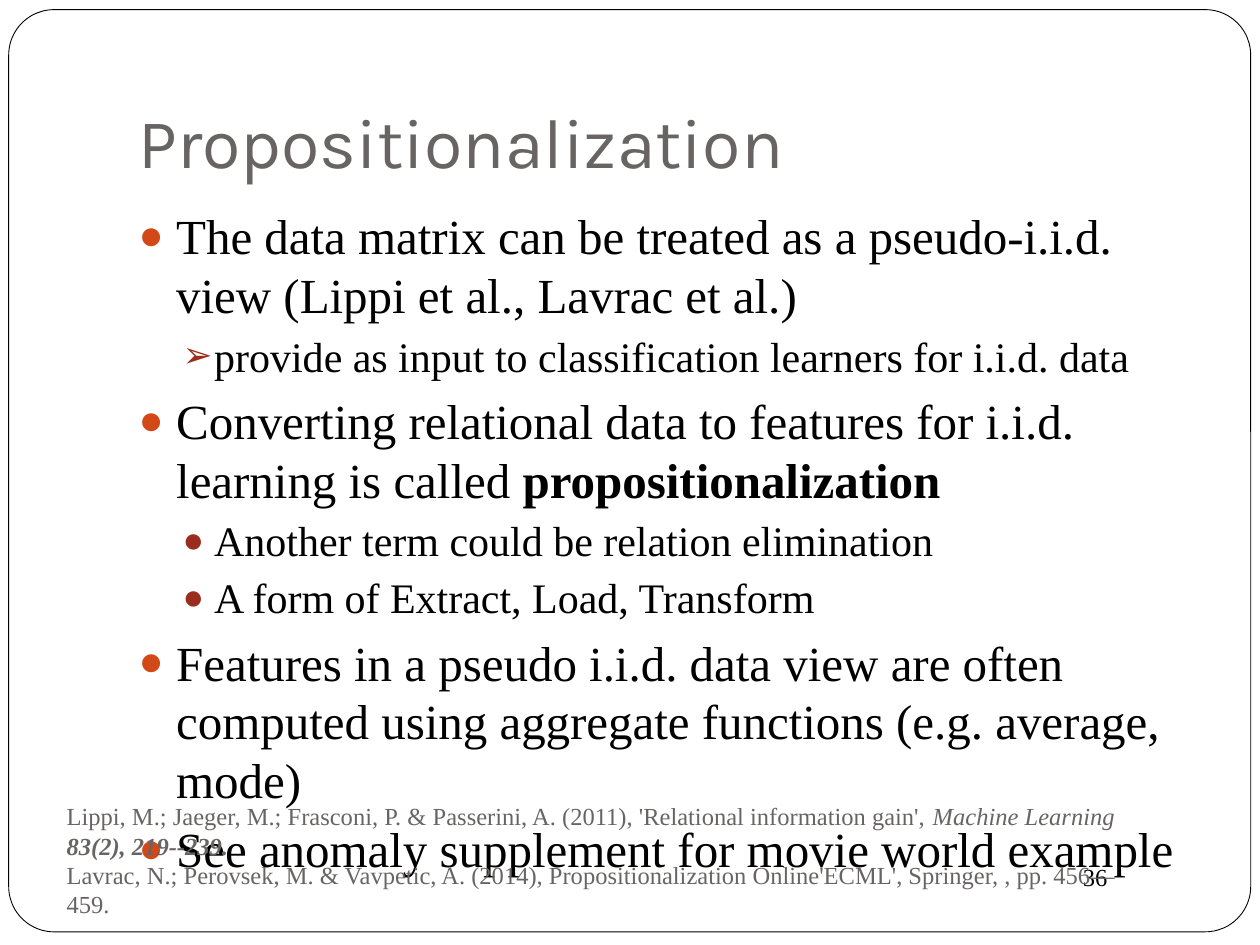
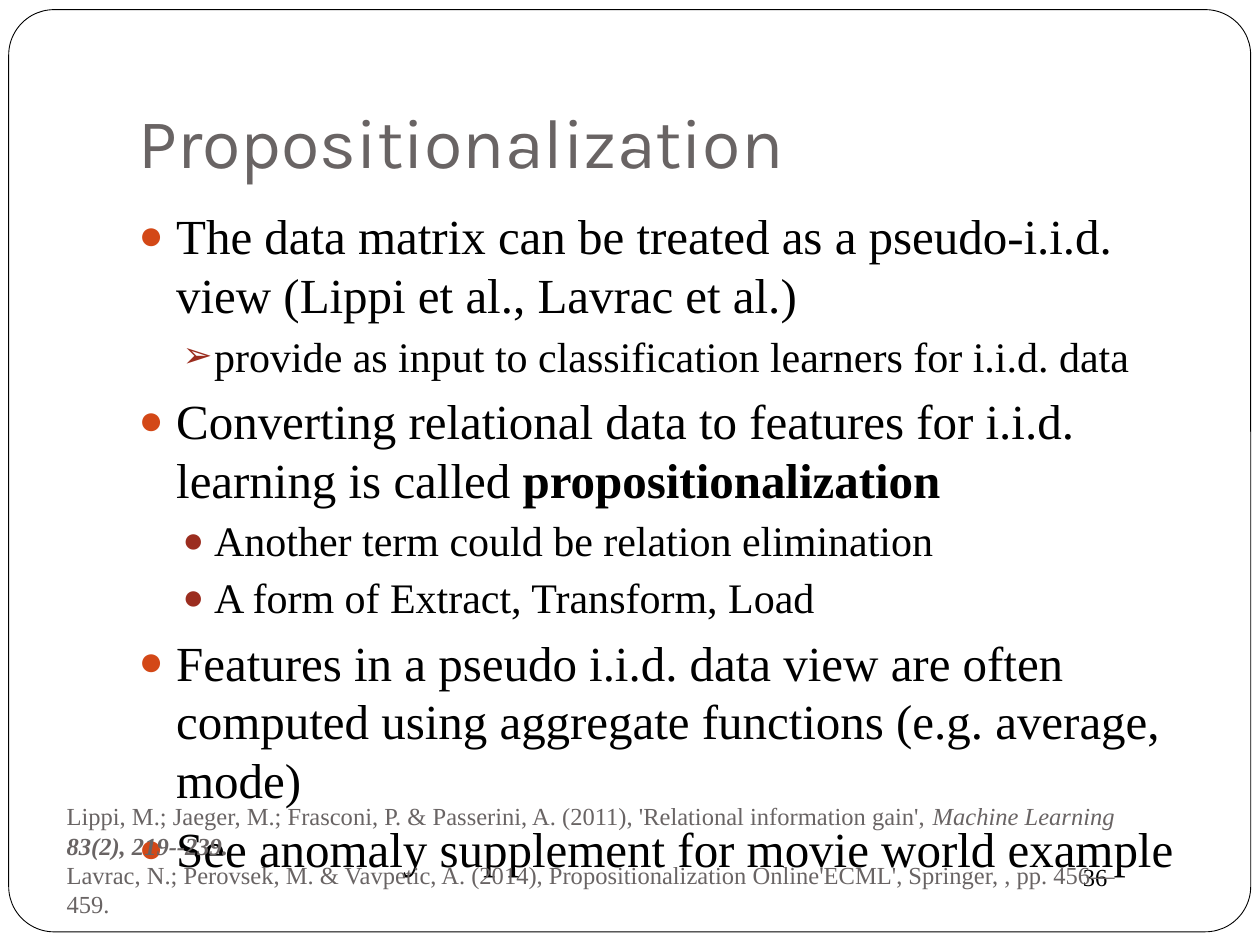
Before and after one commit to oschulte/srl-tutorial-slides, a slide deck: slide 36 of ch5-rel-bayes-net-classifier.pptx. Drawn at 1260x945 pixels with LibreOffice and Linux fonts; fonts in the diff are those of the drawing. Boxes give left, top, right and bottom in pixels: in the first picture for what was removed or moved away, otherwise in the second. Text is boxed around its words. In the diff, an @@ line names an element or a change of style, - is before the commit and + after.

```diff
--- a/ch5-rel-bayes-net-classifier.pptx
+++ b/ch5-rel-bayes-net-classifier.pptx
@@ text at (x1=214, y1=583, x2=814, y2=619): text changed @@
-  ● A form of Extract, Load, Transform
+  ● A form of Extract, Transform, Load
```
Also in this commit, not shown: 13 other slides changed, 5 other files.
